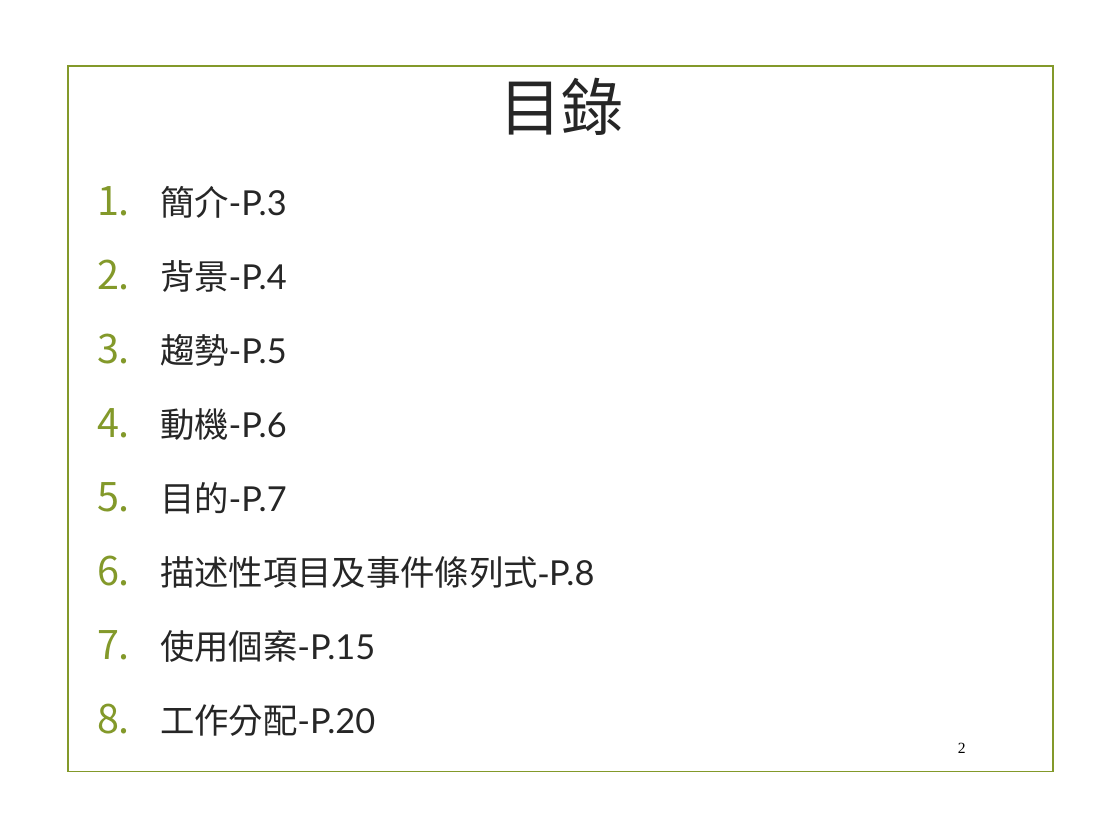
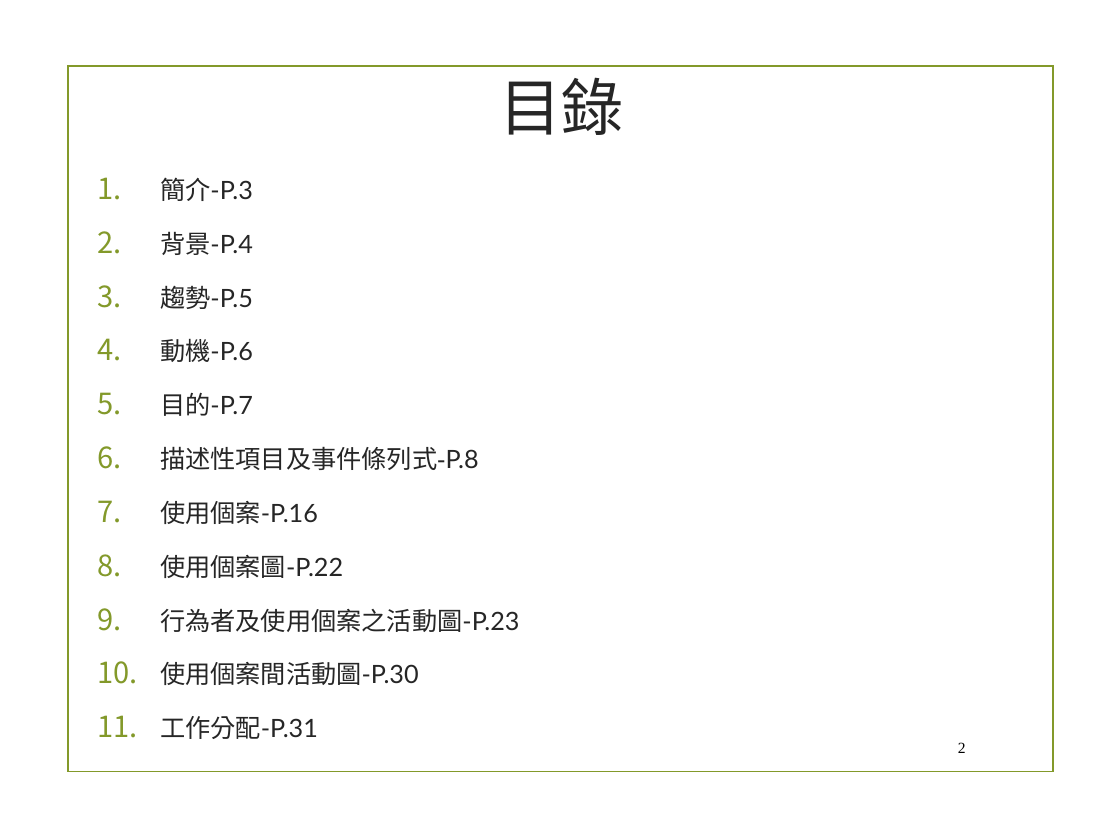
Before and after one commit to chandlerkuo/sharepee, a slide deck: slide 2 of 陀螺儀機車警示裝置.pptx. Drawn at 1120x840 pixels with LibreOffice and Linux fonts; fonts in the diff are those of the drawing; background and template pictures are left out. Boxes give left, top, right and bottom in pixels: in the first picture for what was removed or moved away, otherwise in the second. Text is boxed around its words. In the diff, an @@ line names an element or a change of style, - is before the commit and + after.

Commit message:
Update 陀螺儀機車警示裝置.pptx
加入使用個案圖

```diff
--- a/陀螺儀機車警示裝置.pptx
+++ b/陀螺儀機車警示裝置.pptx
@@ text at (160, 177, 479, 470): size 22.1 to 16.2 pt in "簡介-P.3", "背景-P.4", "趨勢-P.5", "動機-P.6" and 2 more places; line spacing 1.4 to 1.3; less space between paragraphs @@
@@ text at (160, 501, 520, 739): text changed; size 22.1 to 16.2 pt @@
-7. 使用個案-P.15
-8. 工作分配-P.20
+7. 使用個案-P.16
+8. 使用個案圖-P.22
+9. 行為者及使用個案之活動圖-P.23
+10. 使用個案間活動圖-P.30
+11. 工作分配-P.31
```
Also in this commit, not shown: 1 other slide changed, 11 slides added.
